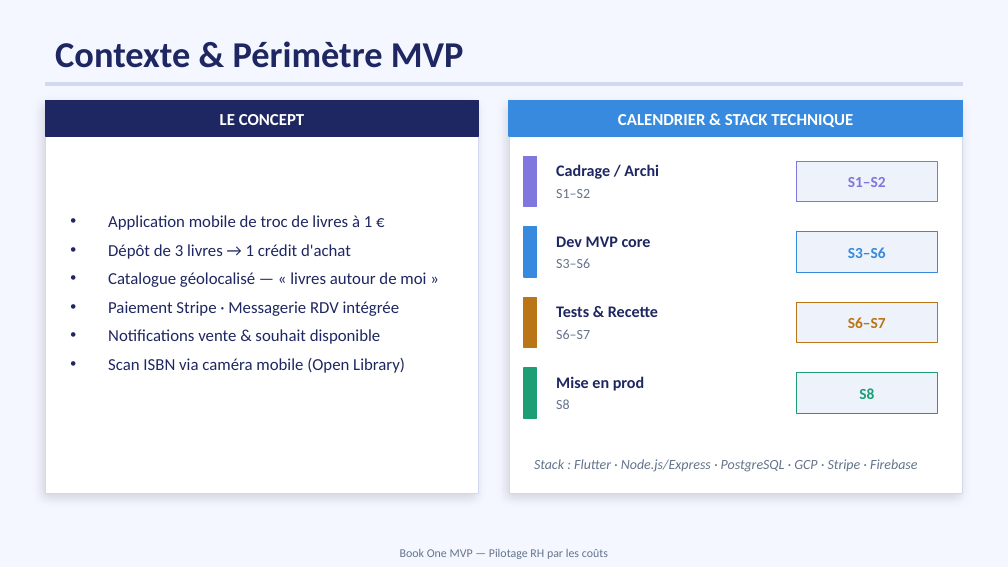
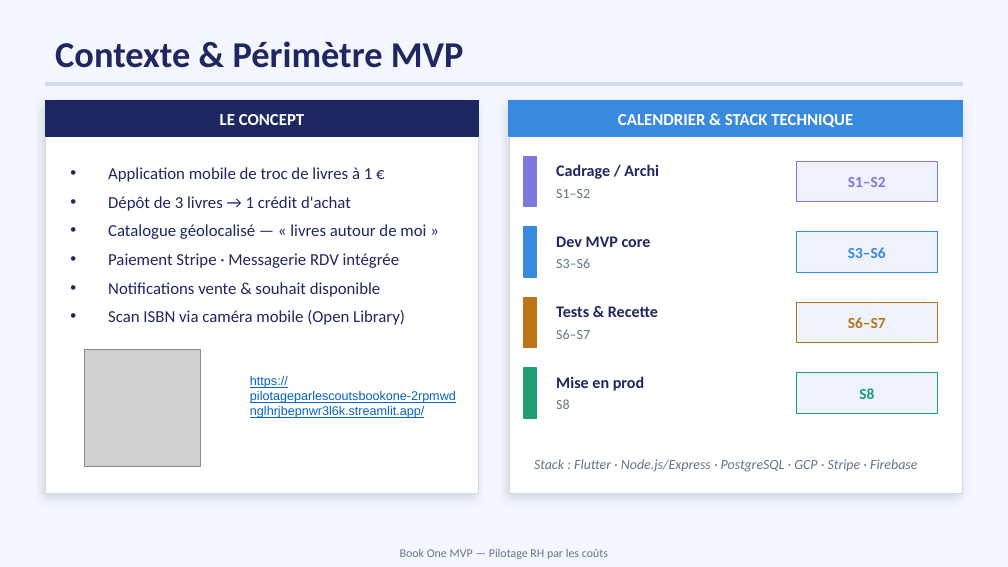
Before and after one commit to BeanEden/Pilotage_par_les_couts_book_one, a slide deck: slide 2 of BookOne_Pilotage.pptx. Drawn at 1008x567 pixels with LibreOffice and Linux fonts; fonts in the diff are those of the drawing; grey boxes stand for pictures. Boxes give left, top, right and bottom in pixels: in the first picture for what was removed or moved away, otherwise in the second. Text is boxed around its words. In the diff, an @@ line names an element or a change of style, - is before the commit and + after.

```diff
--- a/BookOne_Pilotage.pptx
+++ b/BookOne_Pilotage.pptx
@@ text "Application mobile de troc de ...": place and size @@
-text "Application mobile de troc de ..." at (108, 215, 426, 373)
+text "Application mobile de troc de ..." at (108, 167, 426, 325)
@@ picture added at (85, 350, 202, 467) @@
@@ text added at (250, 376, 456, 418), 9 pt, text #0563C1, underline @@
+https://pilotageparlescoutsbookone-2rpmwdnglhrjbepnwr3l6k.streamlit.app/
```
Also in this commit, not shown: 6 other slides changed, 2 slides added, 3 other files.
